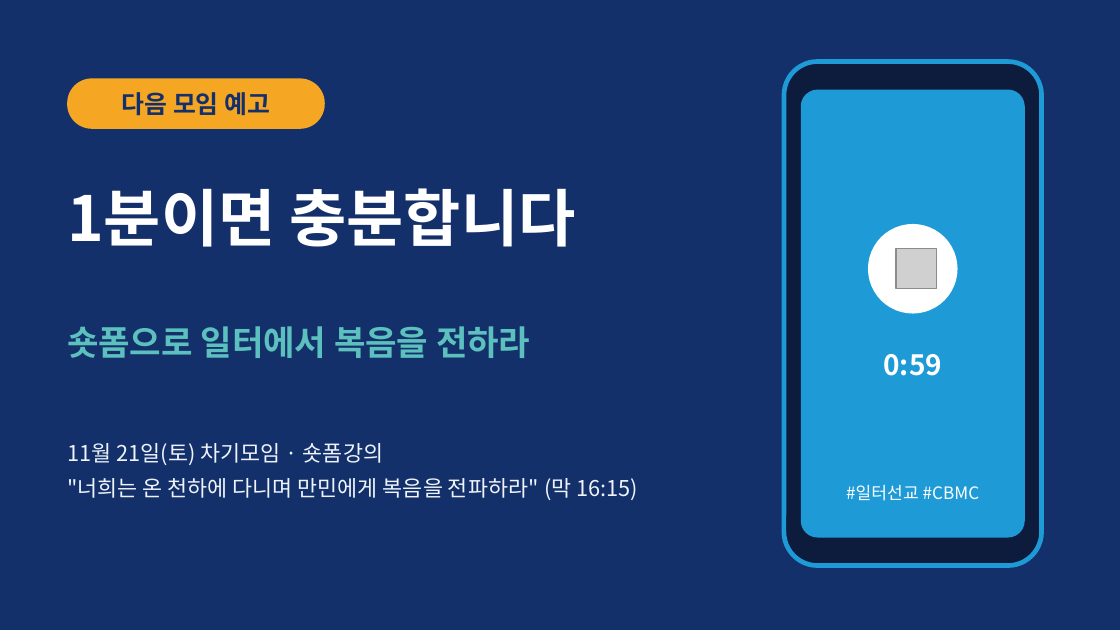
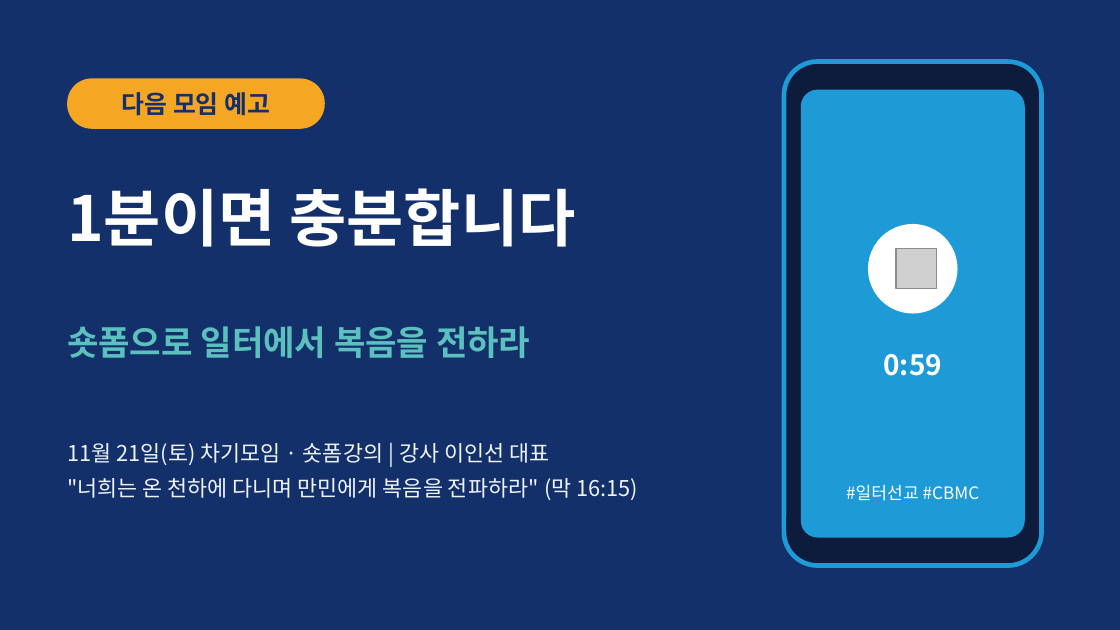
Before and after one commit to aspirinx79-crypto/cmo, a slide deck: slide 1 of docs/cbmc/숏폼강의_예고_20261107.pptx. Drawn at 1120x630 pixels with LibreOffice and Linux fonts; fonts in the diff are those of the drawing; grey boxes stand for pictures. Boxes give left, top, right and bottom in pixels: in the first picture for what was removed or moved away, otherwise in the second. Text is boxed around its words. In the diff, an @@ line names an element or a change of style, - is before the commit and + after.

```diff
--- a/docs/cbmc/숏폼강의_예고_20261107.pptx
+++ b/docs/cbmc/숏폼강의_예고_20261107.pptx
@@ text at (67, 443, 549, 465): text changed @@
-11월 21일(토) 차기모임 · 숏폼강의
+11월 21일(토) 차기모임 · 숏폼강의 | 강사 이인선 대표
```
Also in this commit, not shown: 1 other slide changed, 1 slide added, 2 other files.
